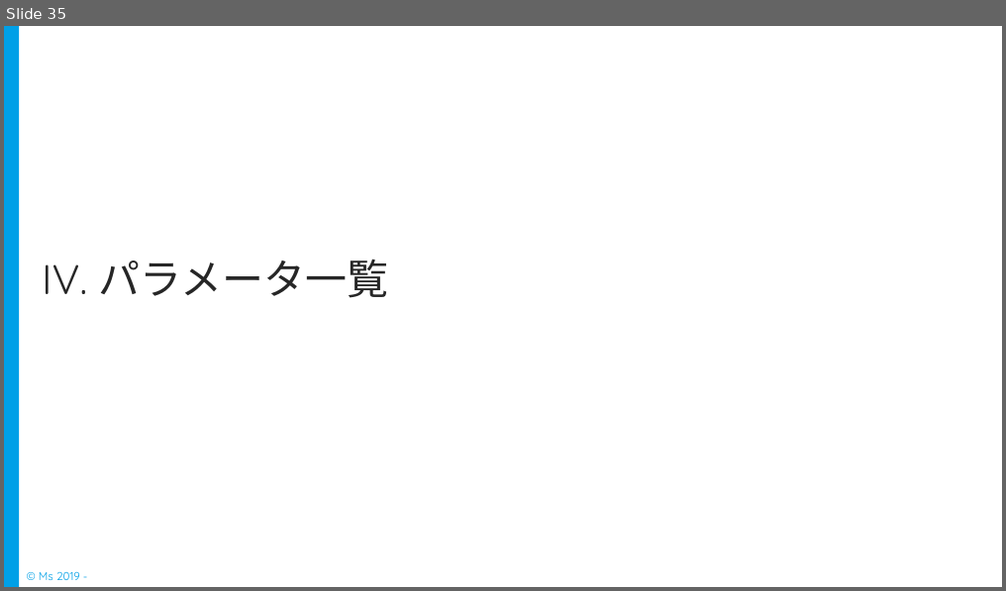
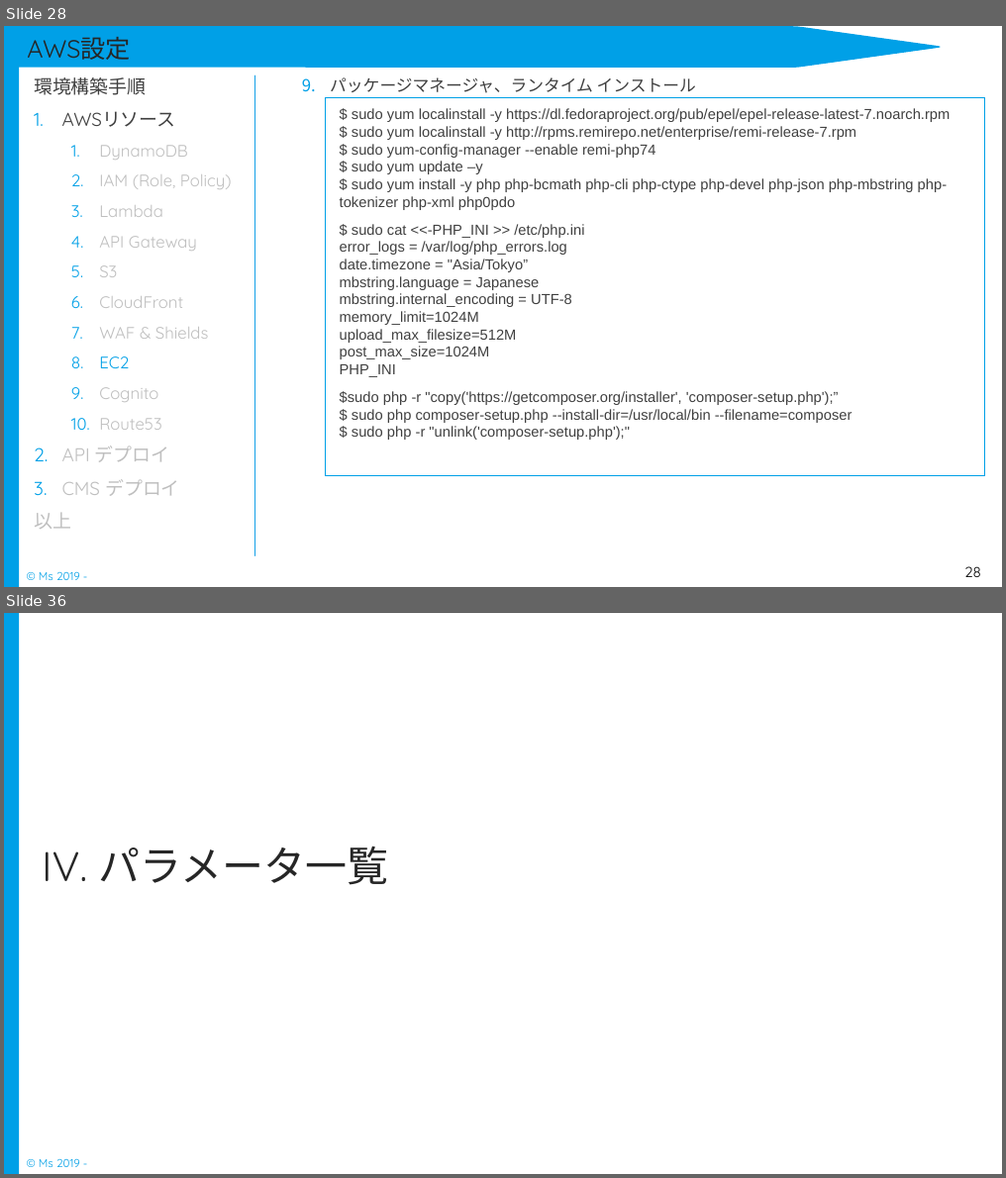
Before and after one commit to Rie-Ishimura/https-github.com-uetomae-msar_Documents_1, a slide deck: 04.環境構築/インフラ/msar_環境構築手順書.pptx. Shown one above the other, each under a label of ours: slide 35 before the commit, slides 28 and 36 after it; the slides between them are not shown. The pictures are 1006x591 and 1006x1178 pixels, drawn with LibreOffice and Linux fonts; fonts in the diff are those of the drawing. Boxes give left, top, right and bottom in pixels: in the first picture for what was removed or moved away, otherwise in the second. Text is boxed around its words. In the diff, an @@ line names an element or a change of style, - is before the commit and + after.

Commit message:
ADD 環境構築手順書

```diff
--- a/04.環境構築/インフラ/msar_環境構築手順書.pptx
+++ b/04.環境構築/インフラ/msar_環境構築手順書.pptx
@@ slide 28 added at (4,26,1002,587), background #FFFFFF; not listed: 2 template elements that a slide beside it also shows @@
@@ freeform shape added at (4,26,936,68), fill #00A0E7 @@
@@ title added at (27,37,130,60), 24 pt, text #262626 @@
+AWS設定
@@ text added at (34,77,232,529), 16 pt, text #BFBFBF @@
+環境構築手順
+1. AWSリソース
+  1. DynamoDB
+  2. IAM (Role, Policy)
+  3. Lambda
+  4. API Gateway
+  5. S3
+  6. CloudFront
+  7. WAF & Shields
+  8. EC2
+  9. Cognito
+  10. Route53
+2. API デプロイ
+3. CMS デプロイ
+以上
@@ line added from (254, 76) to (254, 556), #13A0E7 1.25 pt @@
@@ text added at (330,77,949,440), 14 pt, text #404040 @@
+  9. パッケージマネージャ、ランタイム インストール
+    $ sudo yum localinstall -y https://dl.fedoraproject.org/pub/epel/epel-release-latest-7.noarch.rpm
+    $ sudo yum localinstall -y http://rpms.remirepo.net/enterprise/remi-release-7.rpm
+    $ sudo yum-config-manager --enable remi-php74
+    $ sudo yum update –y
+    $ sudo yum install -y php php-bcmath php-cli php-ctype php-devel php-json php-mbstring php-tokenizer php-xml php0pdo
+    $ sudo cat <<-PHP_INI >> /etc/php.ini
+    error_logs = /var/log/php_errors.log
+    date.timezone = "Asia/Tokyo”
+    mbstring.language = Japanese
+    mbstring.internal_encoding = UTF-8
+    memory_limit=1024M
+    upload_max_filesize=512M
+    post_max_size=1024M
+    PHP_INI
+    $sudo php -r "copy('https://getcomposer.org/installer', 'composer-setup.php');”
+    $ sudo php composer-setup.php --install-dir=/usr/local/bin --filename=composer
+    $ sudo php -r "unlink('composer-setup.php');"
@@ rectangle added at (325,98,985,475), outline #00A0E7 0.75 pt @@
@@ page number added at (964,567,981,577), 14 pt, text #000000 @@
+28
@@ what was slide 35 is now slide 36 @@
```
Also in this commit, not shown: 25 slides changed, 1 other file.
